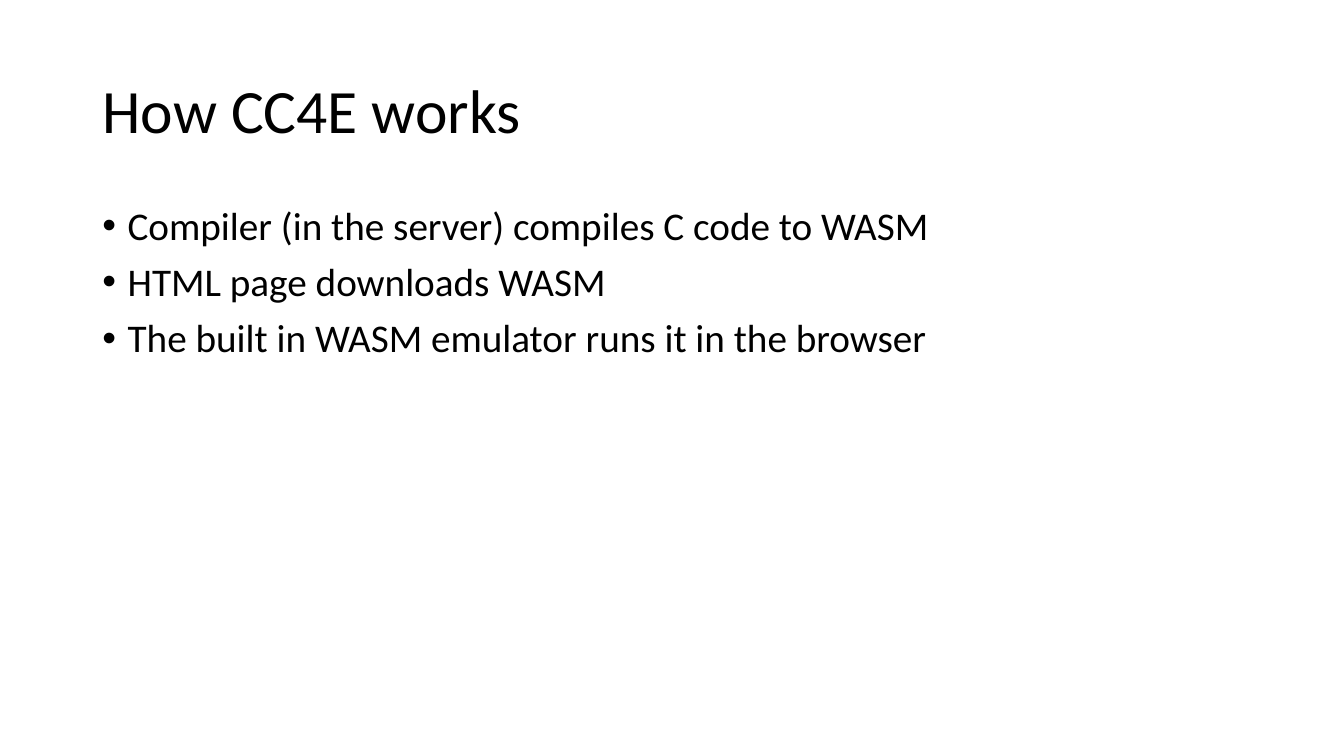
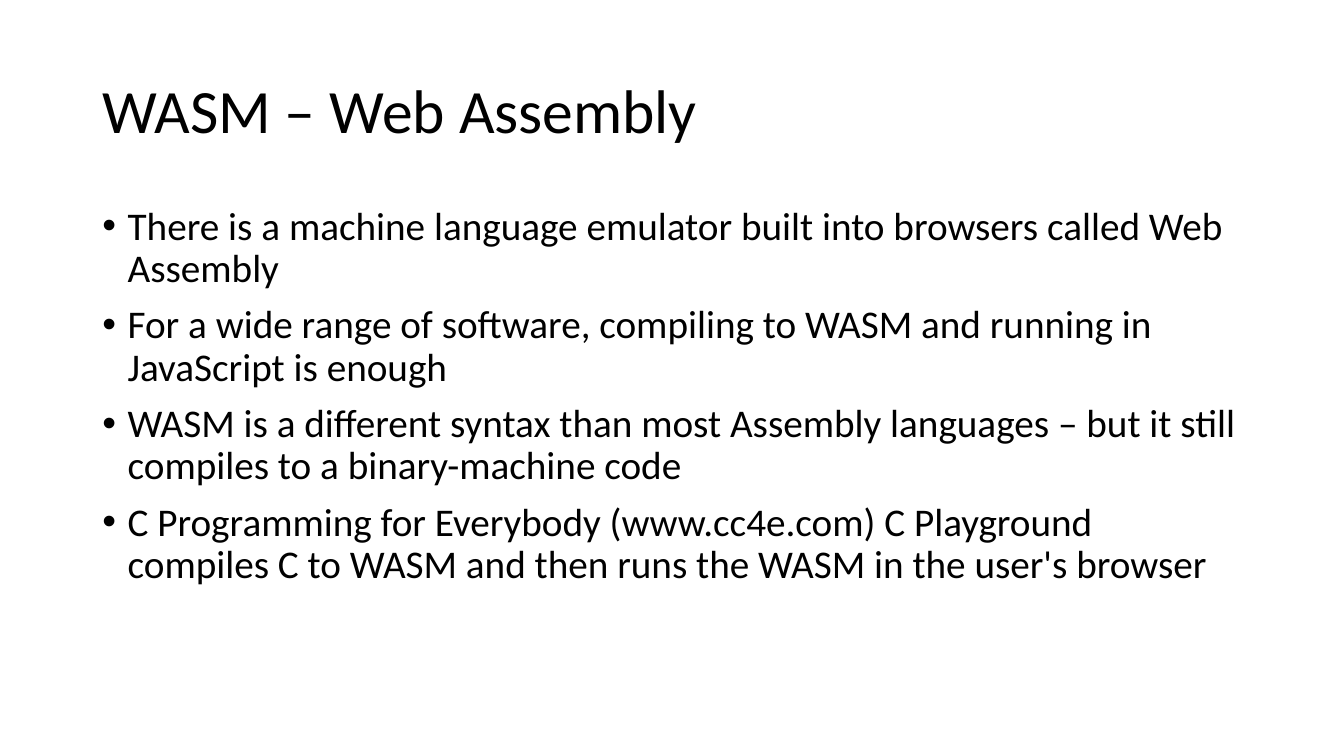
Before and after one commit to csev/ca4e, a slide deck: slide 3 of lectures/05-Software.pptx (slide 12 before the commit). Drawn at 1344x756 pixels with LibreOffice and Linux fonts; fonts in the diff are those of the drawing. Boxes give left, top, right and bottom in pixels: in the first picture for what was removed or moved away, otherwise in the second. Text is boxed around its words. In the diff, an @@ line names an element or a change of style, - is before the commit and + after.

```diff
--- a/lectures/05-Software.pptx
+++ b/lectures/05-Software.pptx
@@ title at box(102, 90, 697, 143): text changed @@
-How CC4E works
+WASM – Web Assembly
@@ text at box(128, 212, 1235, 585): text changed @@
-• Compiler (in the server) compiles C code to WASM
-• HTML page downloads WASM
-• The built in WASM emulator runs it in the browser
+• There is a machine language emulator built into browsers called Web Assembly
+• For a wide range of software, compiling to WASM and running in JavaScript is enough
+• WASM is a different syntax than most Assembly languages – but it still compiles to a binary-machine code
+• C Programming for Everybody (www.cc4e.com) C Playground compiles C to WASM and then runs the WASM in the user's browser
```
Also in this commit, not shown: 2 other slides changed, 4 slides added, 16 slides removed, 1 other file.
